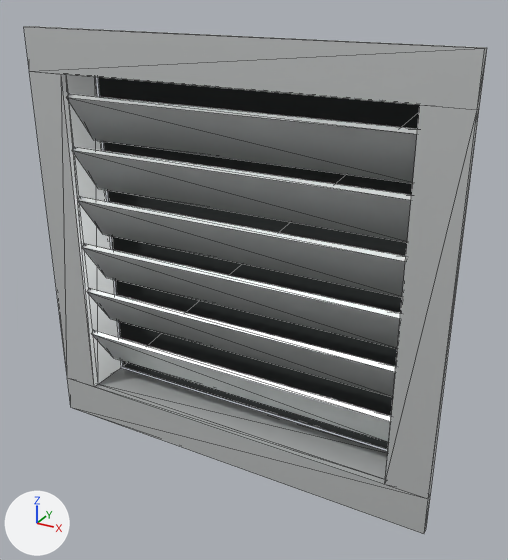
One commit to the glTF model STAIANO-3D/public/models/ecoclima/eag-al/ecoclima-eag-al-eag-al-100.glb: the scene before it, then after it.
Rendered twice from a 50 mm camera at (0.0931, -0.1506, 0.0766) aimed at (0.005, 0.0095, -0.0035). Arrows for +X, +Y and +Z are at lower left; the lights stay in place. The first picture is the older version. Mesh edges are drawn as thin lines.

Names of what the first picture shows: 'Interno.017', 'Profile_cornice.064', 'Profile_cornice.065', 'Profile_cornice.066', 'Profile_cornice.067', 'Profile_lamella.129', 'Profile_lamella.130', 'Profile_lamella.131', 'Profile_lamella.132', 'Profile_lamella.133', 'Profile_lamella.134', 'Profile_ritorno.069', 'Profile_ritorno.070'.
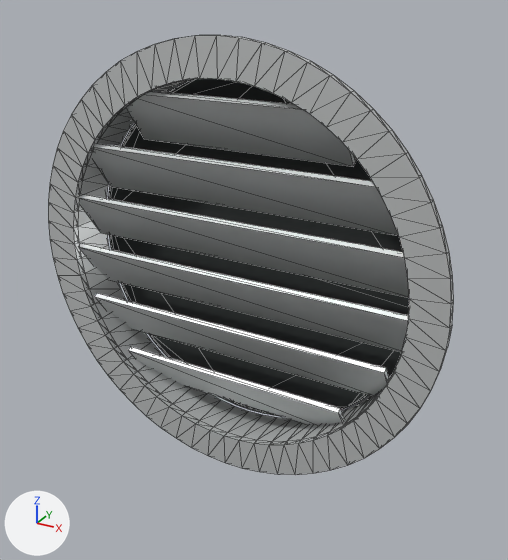
Diff of the bpy script that builds the scene:
```diff
--- a/STAIANO-3D/public/models/ecoclima/eag-al/ecoclima-eag-al-eag-al-100.glb.py
+++ b/STAIANO-3D/public/models/ecoclima/eag-al/ecoclima-eag-al-eag-al-100.glb.py
@@ me_profile_lamella_130 @@
-me_profile_lamella_130.from_pydata(...)  # 8 vertices, 12 faces; spans x -0.0505..0.0505, y 0.001..0.012, z -0.0299..-0.0151
+me_profile_lamella_130.from_pydata(...)  # 8 vertices, 12 faces; spans x -0.0474..0.0474, y 0.001..0.0126, z -0.0318..-0.0162
+# me_profile_lamella_130 part 1: the whole mesh is scaled about its middle by (0.939, 1.06, 1.06), then moved by (0.0, 0.0003, -0.0015)
 me_profile_lamella_130.materials.append(mat_profile_metallo)
@@ me_profile_lamella_132 @@
-me_profile_lamella_132.from_pydata(...)  # 8 vertices, 12 faces; spans x -0.0505..0.0505, y 0.001..0.012, z 0.0001..0.0149
-me_profile_lamella_132.vertices[0].co = (-0.0505, 0.0108, 0.0001)  # pixel (102, 234)
-me_profile_lamella_132.vertices[1].co = (-0.0505, 0.012, 0.001)
-me_profile_lamella_132.vertices[2].co = (-0.0505, 0.0022, 0.0149)  # pixel (79, 196)
-me_profile_lamella_132.vertices[3].co = (-0.0505, 0.001, 0.014)  # pixel (77, 200)
-me_profile_lamella_132.vertices[4].co = (0.0505, 0.0108, 0.0001)
-me_profile_lamella_132.vertices[5].co = (0.0505, 0.012, 0.001)
-me_profile_lamella_132.vertices[6].co = (0.0505, 0.0022, 0.0149)
-me_profile_lamella_132.vertices[7].co = (0.0505, 0.001, 0.014)
+me_profile_lamella_132.from_pydata(...)  # 8 vertices, 12 faces; spans x -0.0516..0.0516, y 0.001..0.0126, z 0.0002..0.0158
+# me_profile_lamella_132 part 2
+me_profile_lamella_132.vertices[0].co = (-0.0516, 0.0113, 0.0002)  # pixel (100, 232)
+me_profile_lamella_132.vertices[1].co = (-0.0516, 0.0126, 0.0011)
+me_profile_lamella_132.vertices[2].co = (-0.0516, 0.0022, 0.0158)
+me_profile_lamella_132.vertices[3].co = (-0.0516, 0.001, 0.0149)
+me_profile_lamella_132.vertices[4].co = (0.0516, 0.0113, 0.0002)
+me_profile_lamella_132.vertices[5].co = (0.0516, 0.0126, 0.0011)
+me_profile_lamella_132.vertices[6].co = (0.0516, 0.0022, 0.0158)
+me_profile_lamella_132.vertices[7].co = (0.0516, 0.001, 0.0149)
 me_profile_lamella_132.materials.append(mat_profile_metallo)
@@ me_profile_lamella_133 @@
-me_profile_lamella_133.from_pydata(...)  # 8 vertices, 12 faces; spans x -0.0505..0.0505, y 0.001..0.012, z 0.0151..0.0299
+me_profile_lamella_133.from_pydata(...)  # 8 vertices, 12 faces; spans x -0.0459..0.0459, y 0.001..0.0126, z 0.0162..0.0318
+# me_profile_lamella_133 part 3: the whole mesh is scaled about its middle by (0.909, 1.06, 1.06), then moved by (0.0, 0.0003, 0.0015)
 me_profile_lamella_133.materials.append(mat_profile_metallo)
@@ me_profile_lamella_005 @@
+me_profile_lamella_005.from_pydata([(-0.0322, 0.0113, 0.0322), (-0.0322, 0.0126, 0.0331), (-0.0322, 0.0022, 0.0478), (-0.0322, 0.001, 0.0469), (0.0322, 0.0113, 0.0322), (0.0322, 0.0126, 0.0331), (0.0322, 0.0022, 0.0478), (0.0322, 0.001, 0.0469)], [], [(0, 1, 2), (0, 2, 3), (7, 6, 5), (7, 5, 4), (0, 1, 5), (0, 5, 4), (1, 2, 6), (1, 6, 5), (2, 3, 7), (2, 7, 6), (3, 0, 4), (3, 4, 7)])
+me_profile_lamella_005.materials.append(mat_profile_metallo)  # light grey #dddfdf
@@ me_profile_lamella @@
+me_profile_lamella.from_pydata([(-0.0357, 0.0113, -0.0478), (-0.0357, 0.0126, -0.0469), (-0.0357, 0.0022, -0.0322), (-0.0357, 0.001, -0.0331), (0.0357, 0.0113, -0.0478), (0.0357, 0.0126, -0.0469), (0.0357, 0.0022, -0.0322), (0.0357, 0.001, -0.0331)], [], [(0, 1, 2), (0, 2, 3), (7, 6, 5), (7, 5, 4), (0, 1, 5), (0, 5, 4), (1, 2, 6), (1, 6, 5), (2, 3, 7), (2, 7, 6), (3, 0, 4), (3, 4, 7)])
+me_profile_lamella.materials.append(mat_profile_metallo)  # light grey #dddfdf
@@ ob_interno_017 @@
-ob_interno_017 = bpy.data.objects.new('Interno.017', me_interno_017)
@@ ob_profile_cornice_064 @@
-ob_profile_cornice_064 = bpy.data.objects.new('Profile_cornice.064', me_profile_cornice_064)
@@ ob_profile_cornice_065 @@
-ob_profile_cornice_065 = bpy.data.objects.new('Profile_cornice.065', me_profile_cornice_065)
@@ ob_profile_cornice_066 @@
-ob_profile_cornice_066 = bpy.data.objects.new('Profile_cornice.066', me_profile_cornice_066)
@@ ob_profile_cornice_067 @@
-ob_profile_cornice_067 = bpy.data.objects.new('Profile_cornice.067', me_profile_cornice_067)
@@ ob_profile_lamella_129 @@
-ob_profile_lamella_129 = bpy.data.objects.new('Profile_lamella.129', me_profile_lamella_129)
@@ ob_profile_lamella_134 @@
-ob_profile_lamella_134 = bpy.data.objects.new('Profile_lamella.134', me_profile_lamella_134)
@@ ob_profile_ritorno_069 @@
-ob_profile_ritorno_069 = bpy.data.objects.new('Profile_ritorno.069', me_profile_ritorno_069)
@@ ob_profile_ritorno_070 @@
-ob_profile_ritorno_070 = bpy.data.objects.new('Profile_ritorno.070', me_profile_ritorno_070)
@@ ob_profile_ritorno_004 @@
+ob_profile_ritorno_004 = bpy.data.objects.new('Profile_ritorno.004', me_profile_ritorno_004)  # 256 vertices, 512 faces; spans x -0.054..0.054, y 0.002..0.015, z -0.054..0.054; in mat_profile_metallo (light grey #dddfdf)
+ob_profile_ritorno_004.location = (0.0, 0.0, 0.0)
@@ ob_profile_lamella_005 @@
+ob_profile_lamella_005 = bpy.data.objects.new('Profile_lamella.005', me_profile_lamella_005)
+ob_profile_lamella_005.location = (0.0, 0.0, 0.0)
@@ ob_profile_lamella @@
+ob_profile_lamella = bpy.data.objects.new('Profile_lamella', me_profile_lamella)
+ob_profile_lamella.location = (0.0, 0.0, 0.0)
@@ ob_profile_cornice_004 @@
+ob_profile_cornice_004 = bpy.data.objects.new('Profile_cornice.004', me_profile_cornice_004)  # 256 vertices, 512 faces; spans x -0.0625..0.0625, y 0.0..0.002, z -0.0625..0.0625; in mat_profile_metallo (light grey #dddfdf)
+ob_profile_cornice_004.location = (0.0, 0.0, 0.0)
@@ ob_interno_001 @@
+ob_interno_001 = bpy.data.objects.new('Interno.001', me_interno_001)  # a 64-sided cylinder along y spanning x -0.0525..0.0525, y 0.016..0.017, z -0.0525..0.0525; in mat_interno (dark grey #303535)
+ob_interno_001.location = (0.0, 0.0, 0.0)
```

Changed parts and their boxes [x1, y1, x2, y2] in the pictures (508 x 560 px):
'Profile_cornice.004', added: after [48, 35, 454, 475]
'Interno.017', deleted: before [98, 77, 420, 449]
'Profile_cornice.064', deleted: before [24, 26, 487, 109]
'Interno.001', added: after [108, 79, 409, 416]
'Profile_cornice.067', deleted: before [385, 105, 479, 499]
'Profile_lamella.134', deleted: before [66, 94, 418, 184]
'Profile_lamella.133', rescaled (10% narrower): before [72, 146, 411, 242]; after [93, 143, 398, 236]
'Profile_lamella.132', reshaped: before [77, 196, 406, 297]; after [77, 194, 409, 298]
'Profile_cornice.065', deleted: before [67, 378, 431, 534]
'Profile_cornice.066', deleted: before [29, 71, 98, 387]
'Profile_lamella.005', added: after [128, 91, 356, 167]
'Profile_lamella.130', rescaled: before [87, 288, 396, 397]; after [95, 293, 389, 396]
'Profile_ritorno.004', added: after [78, 79, 390, 441]
'Profile_ritorno.069', deleted: before [99, 368, 388, 479]
'Profile_lamella.129', deleted: before [91, 330, 391, 442]
'Profile_lamella', added: after [128, 346, 345, 425]
'Profile_ritorno.070', deleted: before [66, 74, 121, 384]
